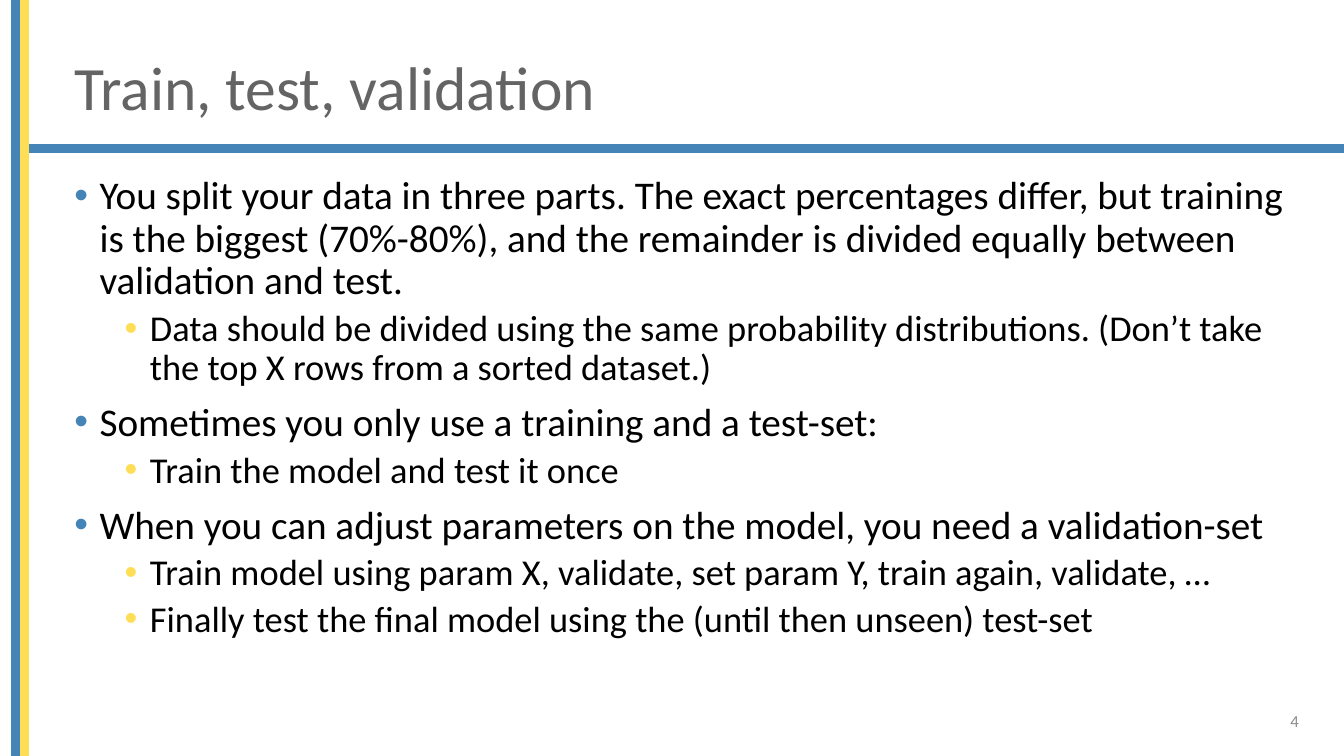
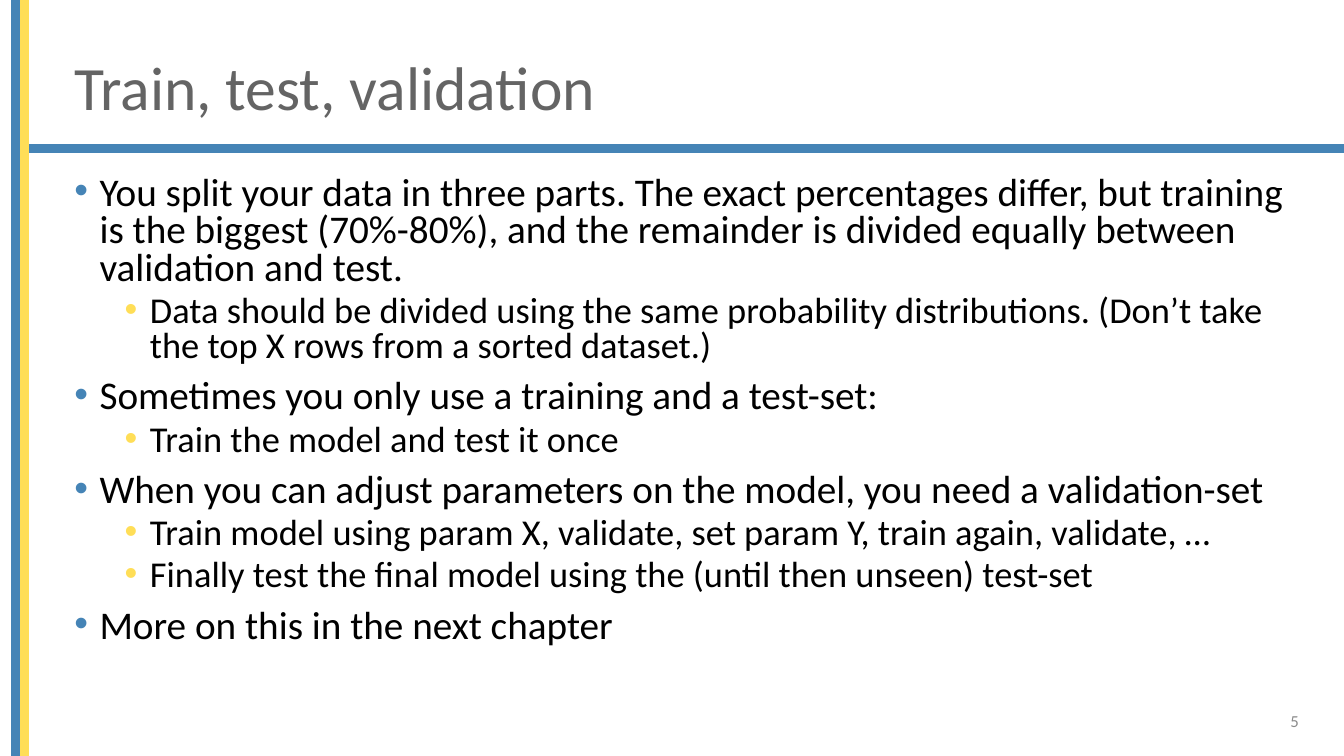
Before and after one commit to mjochen/Cello_AI, a slide deck: slide 5 of ppts/5 - Model quality.pptx (slide 4 before the commit). Drawn at 1344x756 pixels with LibreOffice and Linux fonts; fonts in the diff are those of the drawing; background and template pictures are left out. Boxes give left, top, right and bottom in pixels: in the first picture for what was removed or moved away, otherwise in the second. Text is boxed around its words. In the diff, an @@ line names an element or a change of style, - is before the commit and + after.

```diff
--- a/ppts/5 - Model quality.pptx
+++ b/ppts/5 - Model quality.pptx
@@ text at (100,178,1282,594): line spacing 0.9 to 0.8 @@
@@ text at (100,611,613,646): paragraph added @@
+• More on this in the next chapter
@@ page number at (1290,716,1298,727): text changed @@
-4
+5
```
Also in this commit, not shown: 7 other slides changed, 11 slides added, 3 slides removed, 41 other files.
